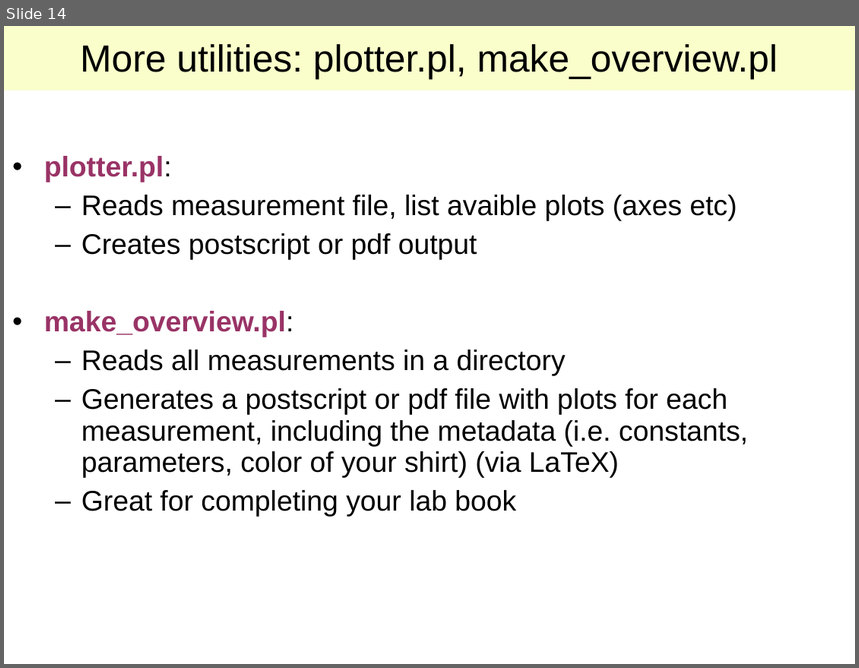
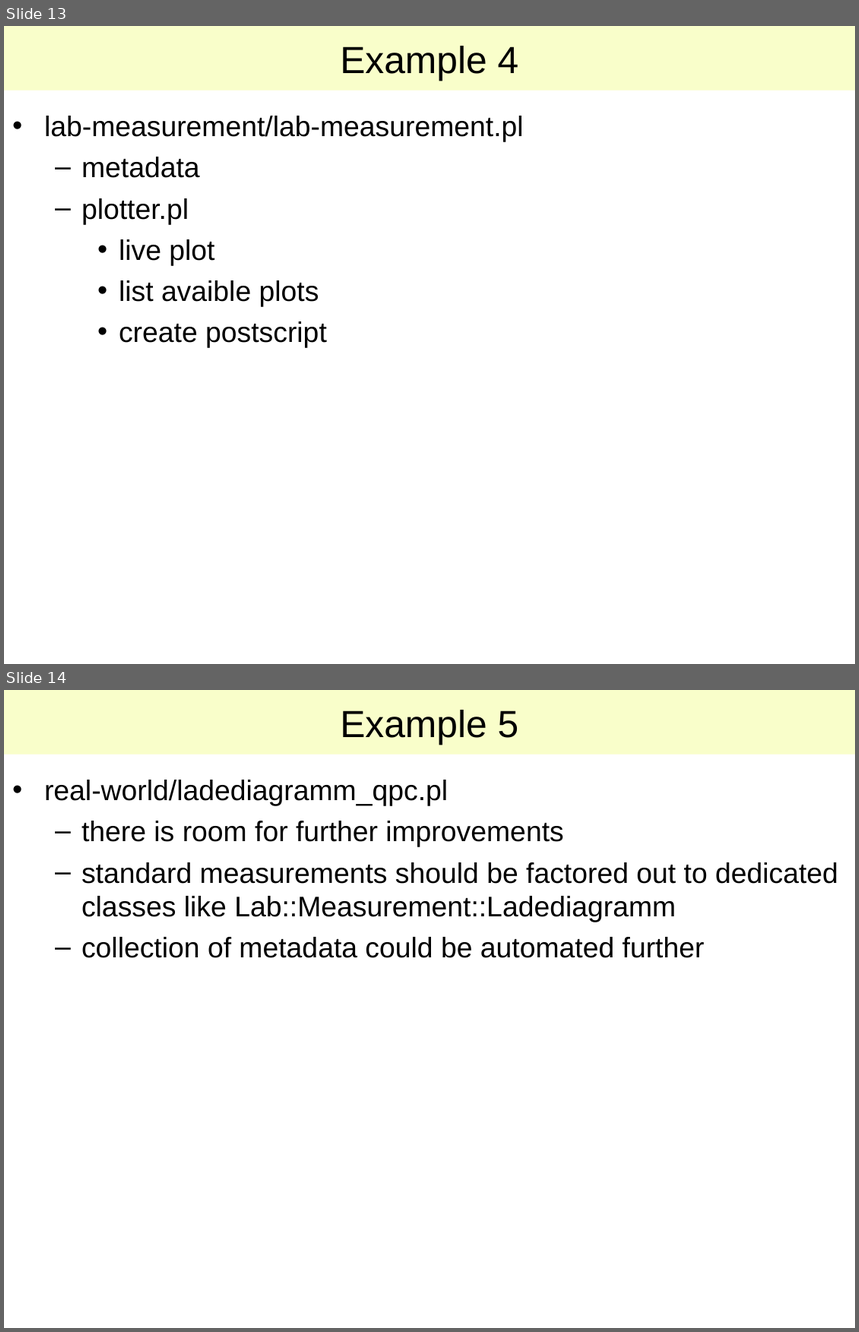
Before and after one commit to lab-measurement/Lab-VISA, a slide deck: Tutorial/Talk/Lab-VISA.ppt. Shown one above the other, each under a label of ours: slide 14 before the commit, slides 13 and 14 after it. The pictures are 859x668 and 859x1332 pixels, drawn with LibreOffice and Linux fonts; fonts in the diff are those of the drawing. Boxes give left, top, right and bottom in pixels: in the first picture for what was removed or moved away, otherwise in the second. Text is boxed around its words. In the diff, an @@ line names an element or a change of style, - is before the commit and + after.

Commit message:
Reverted latest modifications.
The updates to the slides looked terrible and did not add any valuable information. Nobody wants to read source code like this, neither during a real talk nor on the screen. You can open the examples in a parallel editor.

The HTML version was even more unusable.

I will add a PDF version to the website.

Sorry, eh..

```diff
--- a/Tutorial/Talk/Lab-VISA.ppt
+++ b/Tutorial/Talk/Lab-VISA.ppt
@@ slide 14 added at (4,690,855,1328), background #FFFFFF @@
@@ title added at (4,690,855,755), fill #F9FECA, 32 pt, text #000000 @@
+Example 5
@@ text added at (44,780,838,958), 24 pt, text #000000 @@
+• real-world/ladediagramm_qpc.pl
+  – there is room for further improvements
+  – standard measurements should be factored out to dedicated classes like Lab::Measurement::Ladediagramm
+  – collection of metadata could be automated further
@@ what was slide 14 is now slide 13 @@
@@ slide 13 changed as well @@
@@ title at (340,46,519,81): text changed @@
-More utilities: plotter.pl, make_overview.pl
+Example 4
@@ text at (44,116,524,348): text changed @@
-• plotter.pl:
-  – Reads measurement file, list avaible plots (axes etc)
-  – Creates postscript or pdf output
-• make_overview.pl:
-  – Reads all measurements in a directory
-  – Generates a postscript or pdf file with plots for each measurement, including the metadata (i.e. constants, parameters, color of your shirt) (via LaTeX)
-  – Great for completing your lab book
+• lab-measurement/lab-measurement.pl
+  – metadata
+  – plotter.pl
+    • live plot
+    • list avaible plots
+    • create postscript
```
Also in this commit, not shown: 11 other slides changed, 4 other slides added, 3 slides removed, 2 other files.
